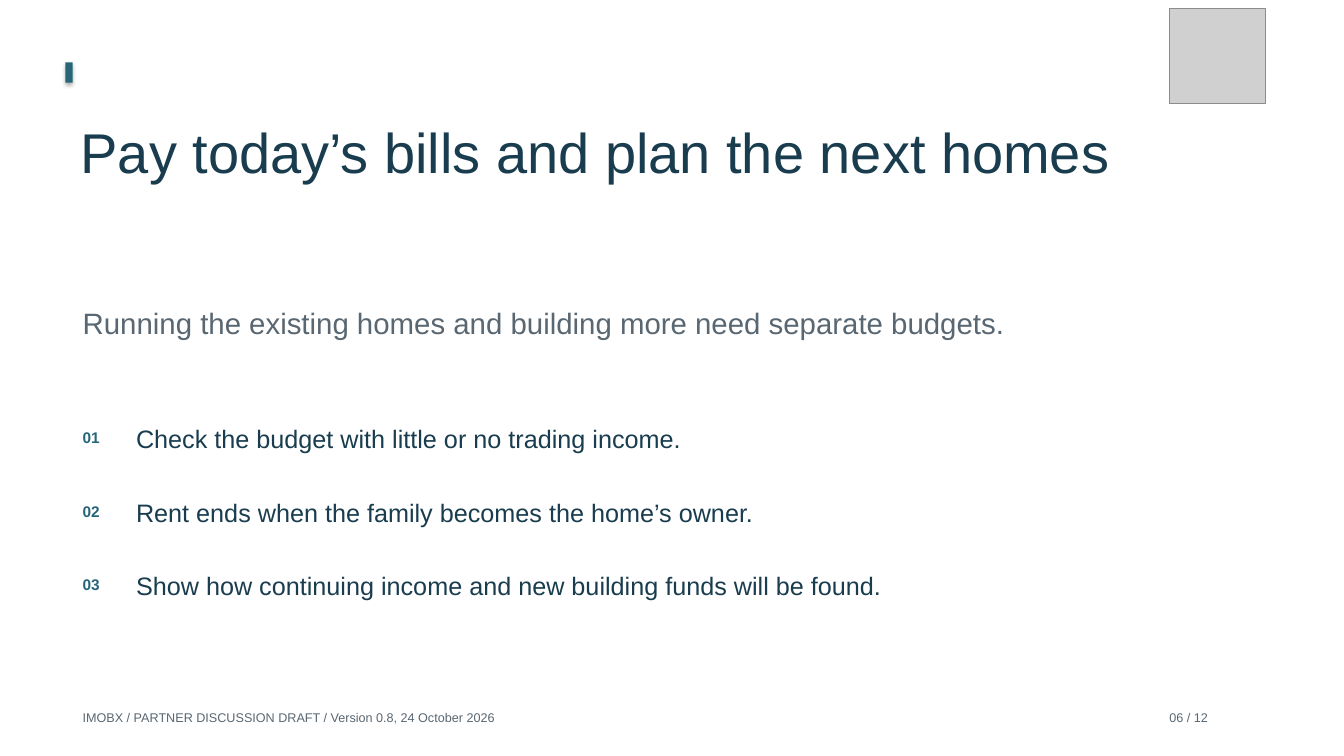
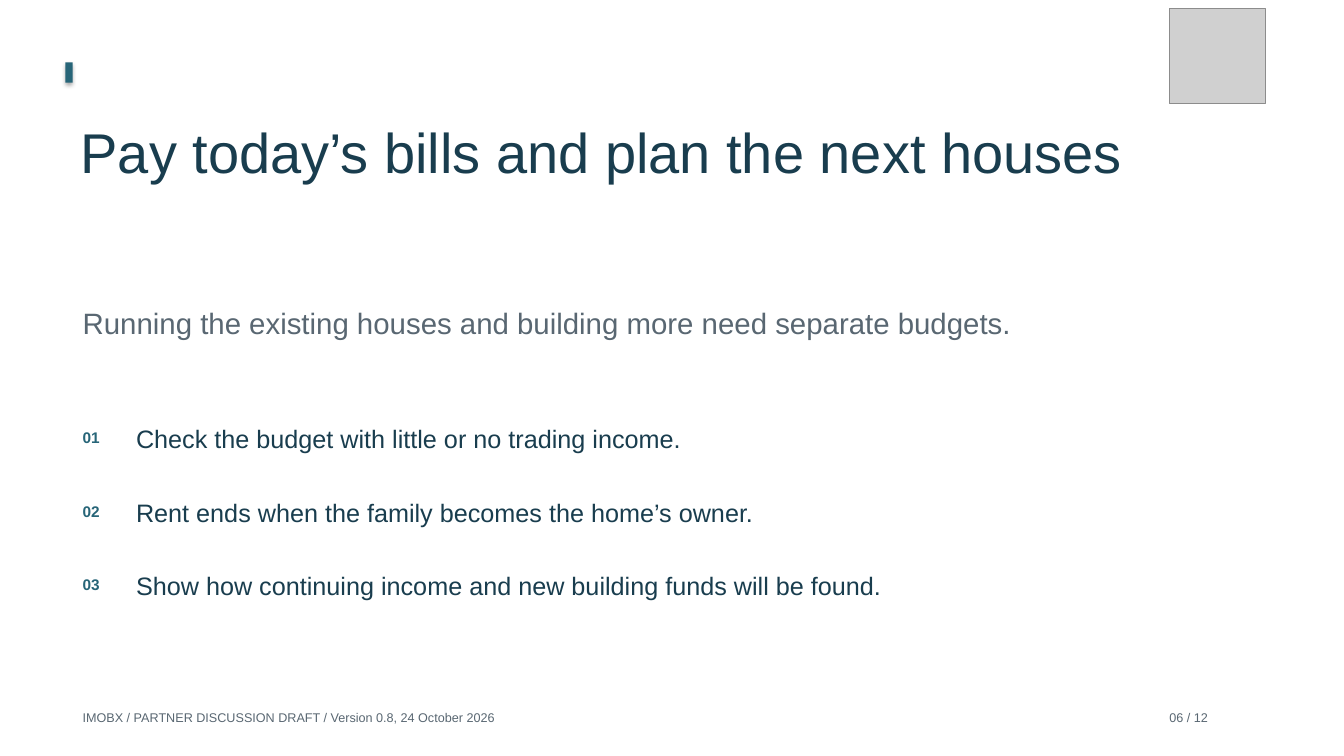
Before and after one commit to Siah-kin/imobx-website, a slide deck: slide 6 of pitchdeck.pptx. Drawn at 1344x756 pixels with LibreOffice and Linux fonts; fonts in the diff are those of the drawing; grey boxes stand for pictures. Boxes give left, top, right and bottom in pixels: in the first picture for what was removed or moved away, otherwise in the second. Text is boxed around its words. In the diff, an @@ line names an element or a change of style, - is before the commit and + after.

```diff
--- a/pitchdeck.pptx
+++ b/pitchdeck.pptx
@@ text at <box>81,132,1122,183</box>: text changed @@
-Pay today’s bills and plan the next homes
+Pay today’s bills and plan the next houses
@@ text at <box>83,312,1011,340</box>: text changed @@
-Running the existing homes and building more need separate budgets.
+Running the existing houses and building more need separate budgets.
```
Also in this commit, not shown: 5 other slides changed, 46 other files.
